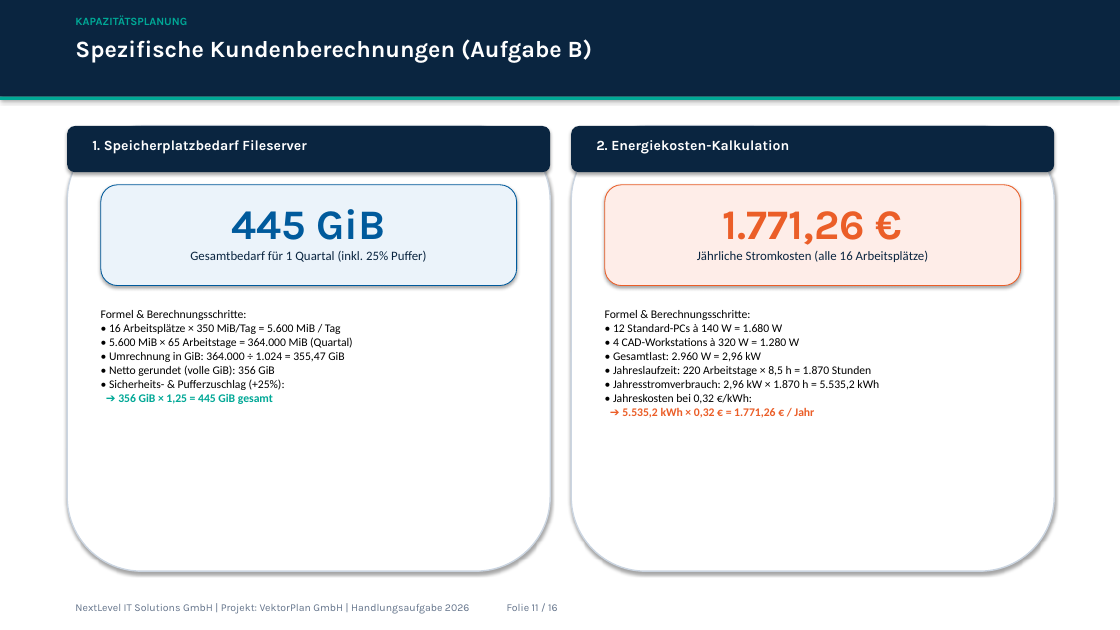
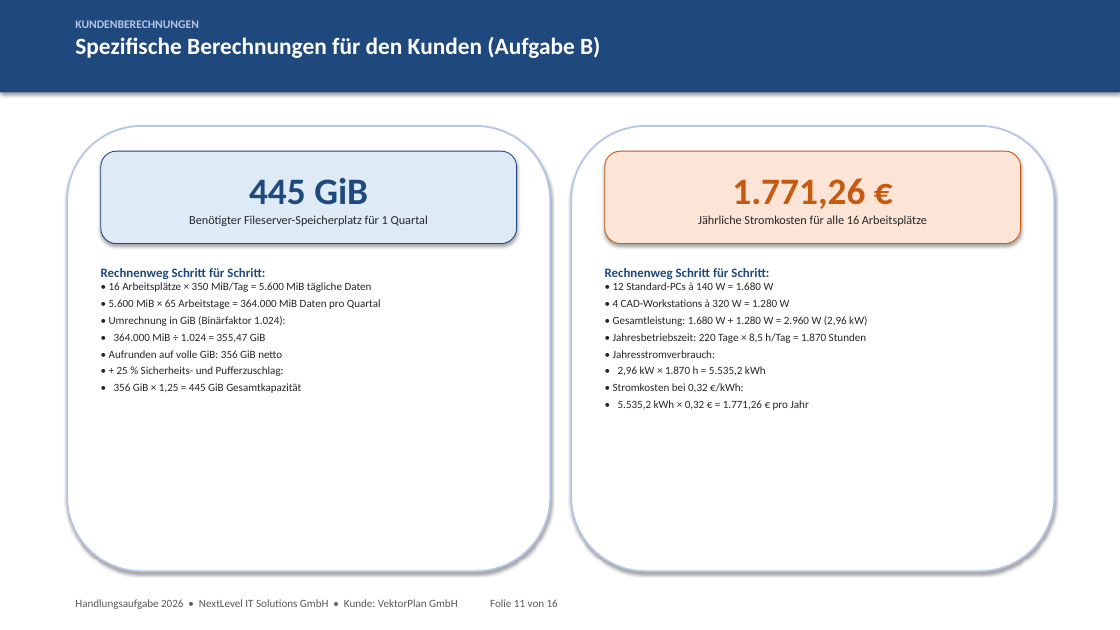
Before and after one commit to kluthjan/projekt_handlungsaufgabe, a slide deck: slide 11 of docs/08_Projektabschluss/Abschlusspraesentation_VektorPlan.pptx. Drawn at 1120x630 pixels with LibreOffice and Linux fonts; fonts in the diff are those of the drawing. Boxes give left, top, right and bottom in pixels: in the first picture for what was removed or moved away, otherwise in the second. Text is boxed around its words. In the diff, an @@ line names an element or a change of style, - is before the commit and + after.

Commit message:
Fix & Polish: Natürliches Schüler-Design ohne Textüberlauf in Excel und PowerPoint; Nutzwertanalysen mathematisch korrigiert (Gewinner matchen Score); Strukturplan und Netzplan mit vollem Text lesbar

```diff
--- a/docs/08_Projektabschluss/Abschlusspraesentation_VektorPlan.pptx
+++ b/docs/08_Projektabschluss/Abschlusspraesentation_VektorPlan.pptx
@@ rectangle: place and size @@
-rectangle at <box>0,0,1120,97</box>
+rectangle at <box>0,0,1120,92</box>
@@ rectangle at <box>0,0,1120,92</box>: fill #0A2540 to #1F497D @@
@@ text at <box>75,20,600,58</box>: text changed; font Karla to Calibri @@
-Spezifische Kundenberechnungen (Aufgabe B)
+KUNDENBERECHNUNGEN
+Spezifische Berechnungen für den Kunden (Aufgabe B)
@@ text removed at <box>75,15,187,25</box> @@
-KAPAZITÄTSPLANUNG
@@ rectangle removed at <box>0,97,1120,100</box> @@
@@ rounded rectangle at <box>67,126,550,571</box>: outline #CBD5E1 1.2 pt to #B4C6E7 1.5 pt @@
@@ rounded rectangle removed at <box>67,126,550,172</box> @@
@@ text removed at <box>92,140,306,154</box> @@
-1. Speicherplatzbedarf Fileserver
@@ rounded rectangle at <box>571,126,1054,571</box>: outline #CBD5E1 1.2 pt to #B4C6E7 1.5 pt @@
@@ rounded rectangle removed at <box>571,126,1054,172</box> @@
@@ text removed at <box>596,140,789,154</box> @@
-2. Energiekosten-Kalkulation
@@ rounded rectangle "445 GiB": place and size @@
-rounded rectangle "445 GiB" at <box>190,209,426,262</box>
+rounded rectangle "445 GiB" at <box>101,151,517,244</box>
@@ rounded rectangle "445 GiB" at <box>101,151,517,244</box>: vertical alignment top to middle; fill none to #DEEBF7; outline none to #1F497D 0.75 pt; shadow on @@
@@ text in rounded rectangle at <box>249,178,368,205</box>: size 36 to 32 pt, font Karla to Calibri, text colour #005A9C to #1F497D in "445 GiB" @@
@@ rounded rectangle "1.771,26 €": place and size @@
-rounded rectangle "1.771,26 €" at <box>697,211,928,262</box>
+rounded rectangle "1.771,26 €" at <box>605,151,1021,244</box>
@@ rounded rectangle "1.771,26 €" at <box>605,151,1021,244</box>: vertical alignment top to middle; fill none to #FCE4D6; outline none to #C55A11 0.75 pt; shadow on @@
@@ text in rounded rectangle at <box>732,178,865,209</box>: size 36 to 32 pt, font Karla to Calibri, text colour #EB5E28 to #C55A11 in "1.771,26 €" @@
@@ rounded rectangle removed at <box>101,185,517,286</box> @@
@@ rounded rectangle removed at <box>605,185,1021,286</box> @@
@@ text in rounded rectangle at <box>189,215,428,226</box>: text changed; size 11 to 10.5 pt; text colour #0A2540 to #262626 @@
-Gesamtbedarf für 1 Quartal (inkl. 25% Puffer)
+Benötigter Fileserver-Speicherplatz für 1 Quartal
@@ text in rounded rectangle at <box>698,215,927,226</box>: text changed; size 11 to 10.5 pt; text colour #0A2540 to #262626 @@
-Jährliche Stromkosten (alle 16 Arbeitsplätze)
+Jährliche Stromkosten für alle 16 Arbeitsplätze
@@ text at <box>101,268,381,393</box>: text changed; size 10 to 9.5 pt; text colour #000000 to #262626 @@
-Formel & Berechnungsschritte:
-• 16 Arbeitsplätze × 350 MiB/Tag = 5.600 MiB / Tag
-• 5.600 MiB × 65 Arbeitstage = 364.000 MiB (Quartal)
-• Umrechnung in GiB: 364.000 ÷ 1.024 = 355,47 GiB
-• Netto gerundet (volle GiB): 356 GiB
-• Sicherheits- & Pufferzuschlag (+25%):
-➔ 356 GiB × 1,25 = 445 GiB gesamt
+Rechnenweg Schritt für Schritt:
+• 16 Arbeitsplätze × 350 MiB/Tag = 5.600 MiB tägliche Daten
+• 5.600 MiB × 65 Arbeitstage = 364.000 MiB Daten pro Quartal
+• Umrechnung in GiB (Binärfaktor 1.024):
+• 364.000 MiB ÷ 1.024 = 355,47 GiB
+• Aufrunden auf volle GiB: 356 GiB netto
+• + 25 % Sicherheits- und Pufferzuschlag:
+• 356 GiB × 1,25 = 445 GiB Gesamtkapazität
@@ text "Rechnenweg Schritt für Schritt:": place and size @@
-text "Rechnenweg Schritt für Schritt:" at <box>605,310,879,418</box>
+text "Rechnenweg Schritt für Schritt:" at <box>605,268,867,410</box>
@@ text at <box>605,268,769,279</box>: text changed; size 10 to 11 pt; text colour #000000 to #1F497D; bold on @@
-Formel & Berechnungsschritte:
+Rechnenweg Schritt für Schritt:
@@ text at <box>613,299,790,307</box>: size 10 to 9.5 pt, text colour #000000 to #262626 in "• 12 Standard-PCs à 140 W = ...", "• 4 CAD-Workstations à 320 W = ..."; more space between paragraphs @@
@@ text at <box>613,316,867,410</box>: text changed; size 10 to 9.5 pt; text colour #000000 to #262626 @@
-• Gesamtlast: 2.960 W = 2,96 kW
-• Jahreslaufzeit: 220 Arbeitstage × 8,5 h = 1.870 Stunden
-• Jahresstromverbrauch: 2,96 kW × 1.870 h = 5.535,2 kWh
-• Jahreskosten bei 0,32 €/kWh:
-➔ 5.535,2 kWh × 0,32 € = 1.771,26 € / Jahr
+• Gesamtleistung: 1.680 W + 1.280 W = 2.960 W (2,96 kW)
+• Jahresbetriebszeit: 220 Tage × 8,5 h/Tag = 1.870 Stunden
+• Jahresstromverbrauch:
+• 2,96 kW × 1.870 h = 5.535,2 kWh
+• Stromkosten bei 0,32 €/kWh:
+• 5.535,2 kWh × 0,32 € = 1.771,26 € pro Jahr
@@ text at <box>75,599,558,609</box>: text changed; size 9 to 9.5 pt; font Karla to Calibri; text colour #64748B to #595959 @@
-NextLevel IT Solutions GmbH | Projekt: VektorPlan GmbH | Handlungsaufgabe 2026 Folie 11 / 16
+Handlungsaufgabe 2026 • NextLevel IT Solutions GmbH • Kunde: VektorPlan GmbH Folie 11 von 16
```
Also in this commit, not shown: 12 other slides changed, 3 slides added, 3 slides removed, 4 other files.
